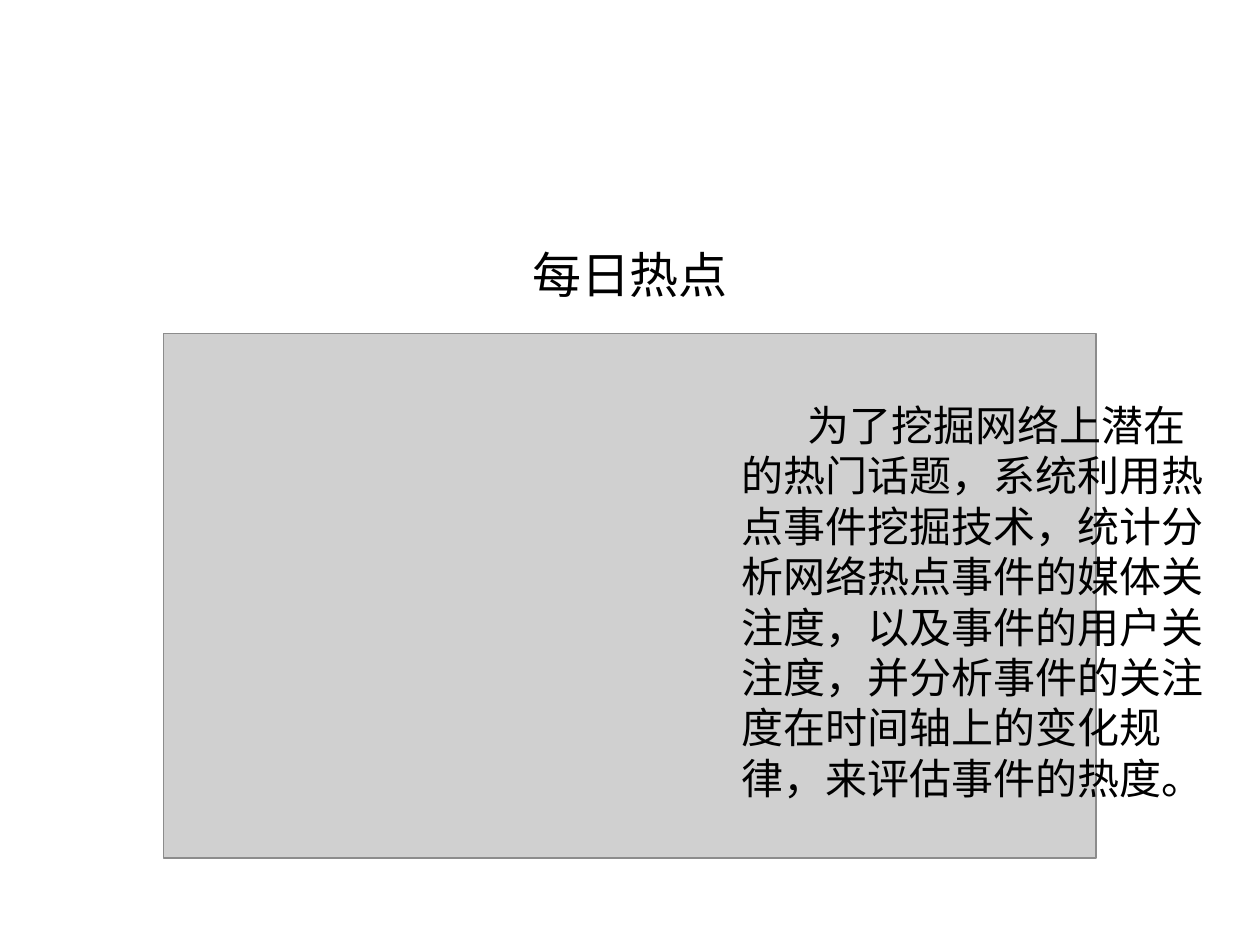
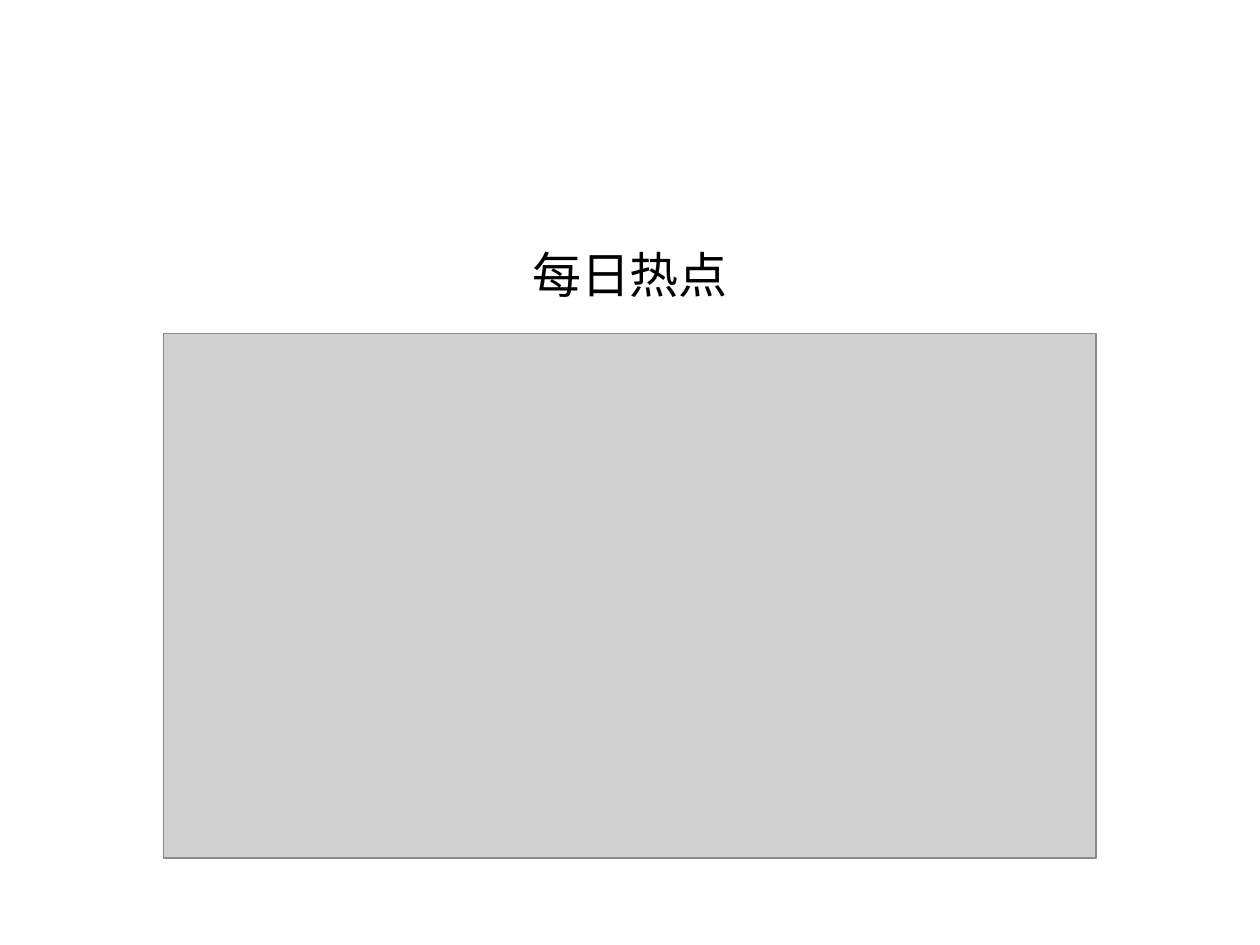
Before and after one commit to shqcandy/Report, a slide deck: slide 15 of 2015 08~08 大连/报告_v3.ppt (slide 16 before the commit). Drawn at 1260x945 pixels with LibreOffice and Linux fonts; fonts in the diff are those of the drawing; grey boxes stand for pictures; background and template pictures are left out. Boxes give left, top, right and bottom in pixels: in the first picture for what was removed or moved away, otherwise in the second. Text is boxed around its words. In the diff, an @@ line names an element or a change of style, - is before the commit and + after.

```diff
--- a/2015 08~08 大连/报告_v3.ppt
+++ b/2015 08~08 大连/报告_v3.ppt
@@ text removed at (742,399,1204,805) @@
-为了挖掘网络上潜在的热门话题，系统利用热点事件挖掘技术，统计分析网络热点事件的媒体关注度，以及事件的用户关注度，并分析事件的关注度在时间轴上的变化规律，来评估事件的热度。
```
Also in this commit, not shown: 4 other slides changed, 1 slide removed, 2 other files.
